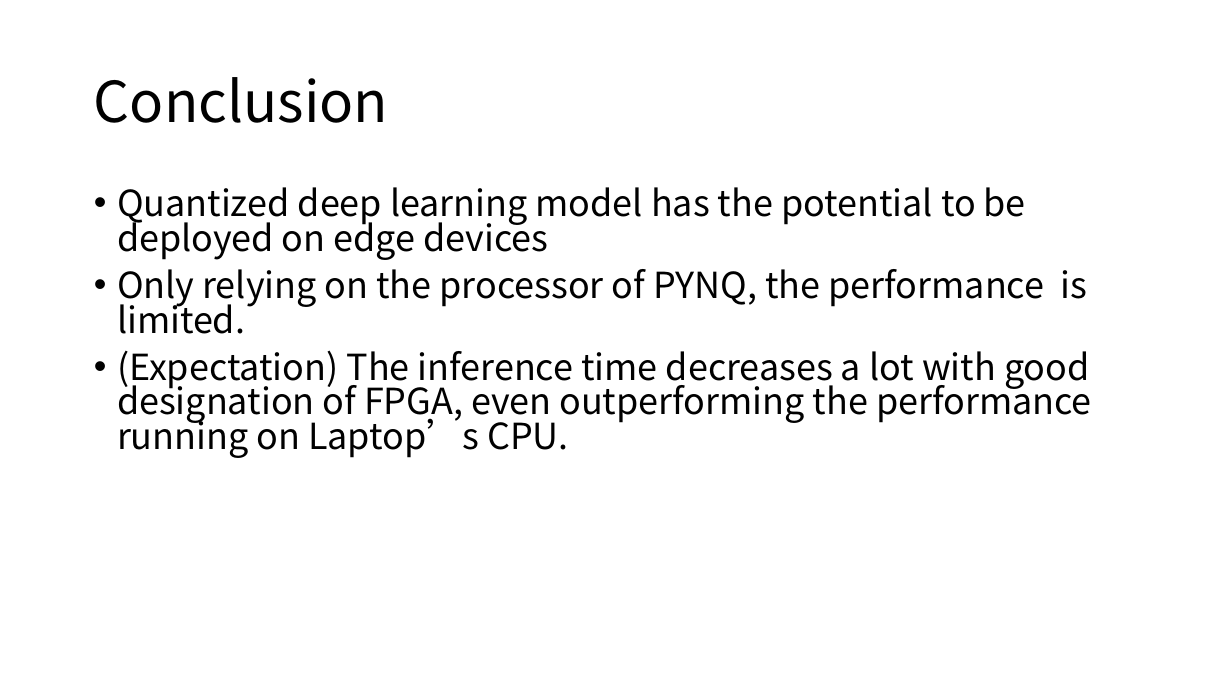
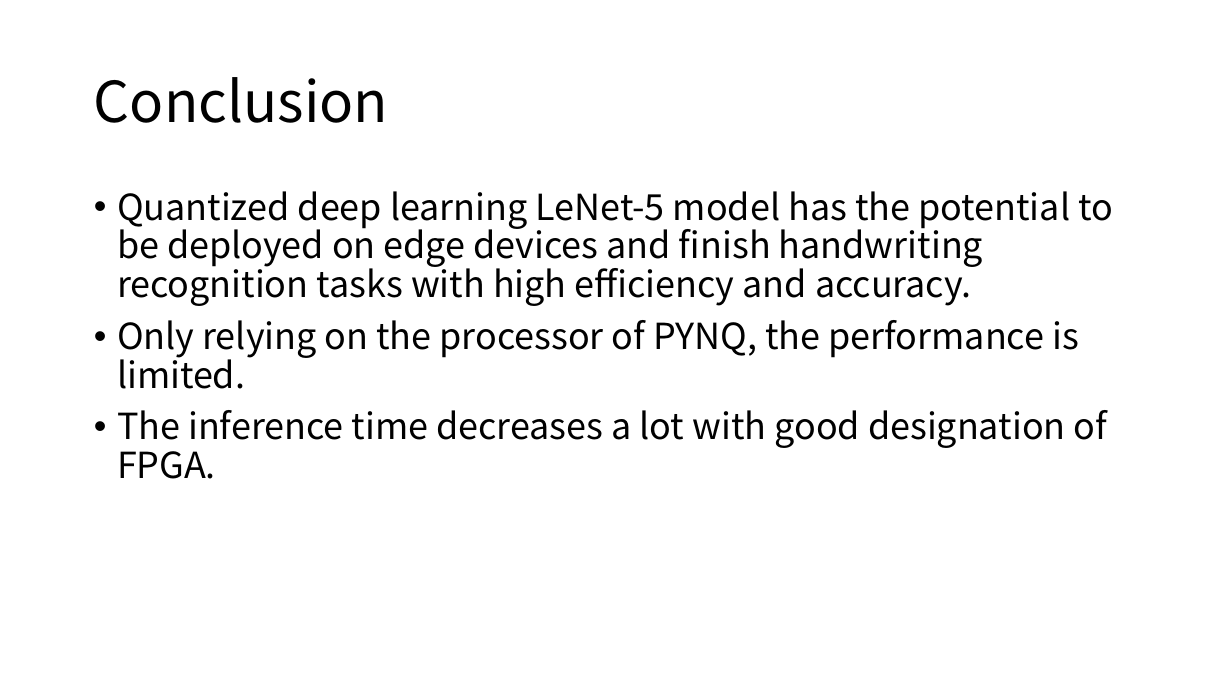
Before and after one commit to hplp/ai-hardware-project-6501-group1, a slide deck: slide 14 of Handwriting Recognition.pptx (slide 13 before the commit). Drawn at 1232x693 pixels with LibreOffice and Linux fonts; fonts in the diff are those of the drawing. Boxes give left, top, right and bottom in pixels: in the first picture for what was removed or moved away, otherwise in the second. Text is boxed around its words. In the diff, an @@ line names an element or a change of style, - is before the commit and + after.

```diff
--- a/Handwriting Recognition.pptx
+++ b/Handwriting Recognition.pptx
@@ text at <box>117,191,1113,306</box>: text changed @@
-• Quantized deep learning model has the potential to be deployed on edge devices
+• Quantized deep learning LeNet-5 model has the potential to be deployed on edge devices and finish handwriting recognition tasks with high efficiency and accuracy.
@@ text at <box>117,320,1079,389</box>: line spacing 0.8 to 0.9 @@
@@ text at <box>117,410,1107,479</box>: text changed @@
-• (Expectation) The inference time decreases a lot with good designation of FPGA, even outperforming the performance running on Laptop’s CPU.
+• The inference time decreases a lot with good designation of FPGA.
```
Also in this commit, not shown: 2 other slides changed, 1 slide added.
